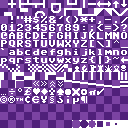
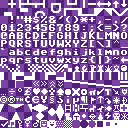
Two versions of the same layered image (128×128). Layer-by-layer changes:
added layer "GRAPHICS" above "EXTRAS" over left=65, top=65, right=128, bottom=120
painted on "EXTRAS" over left=121, top=65, right=126, bottom=71
added layer "JPETSCII" above "PETSCII" over left=0, top=104, right=72, bottom=128
removed layer "Layer 2" (was soft light, 36%) over left=0, top=65, right=128, bottom=128
renamed "Layer 3" to "BG", painted on it over left=0, top=65, right=128, bottom=128
